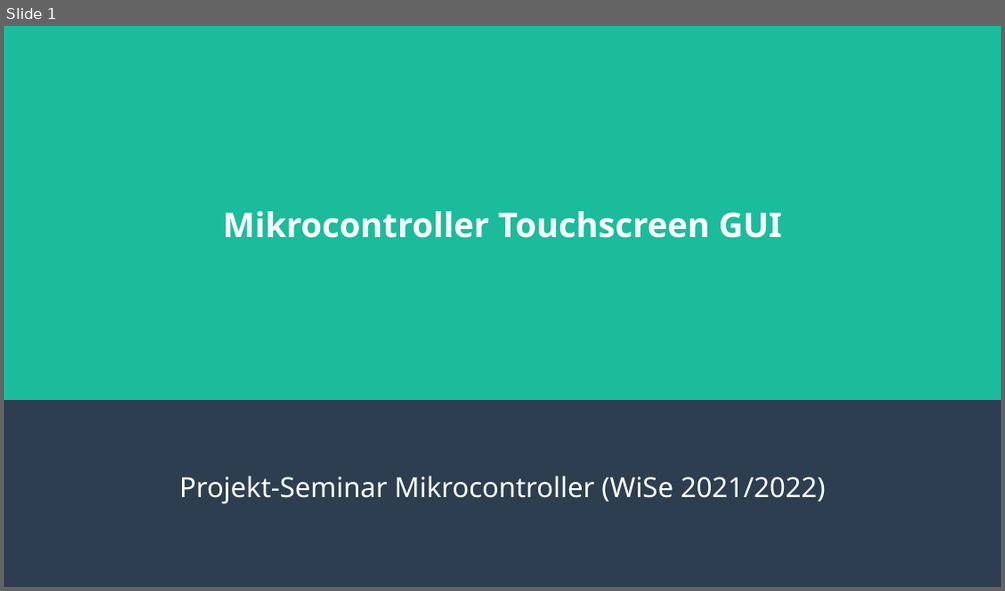
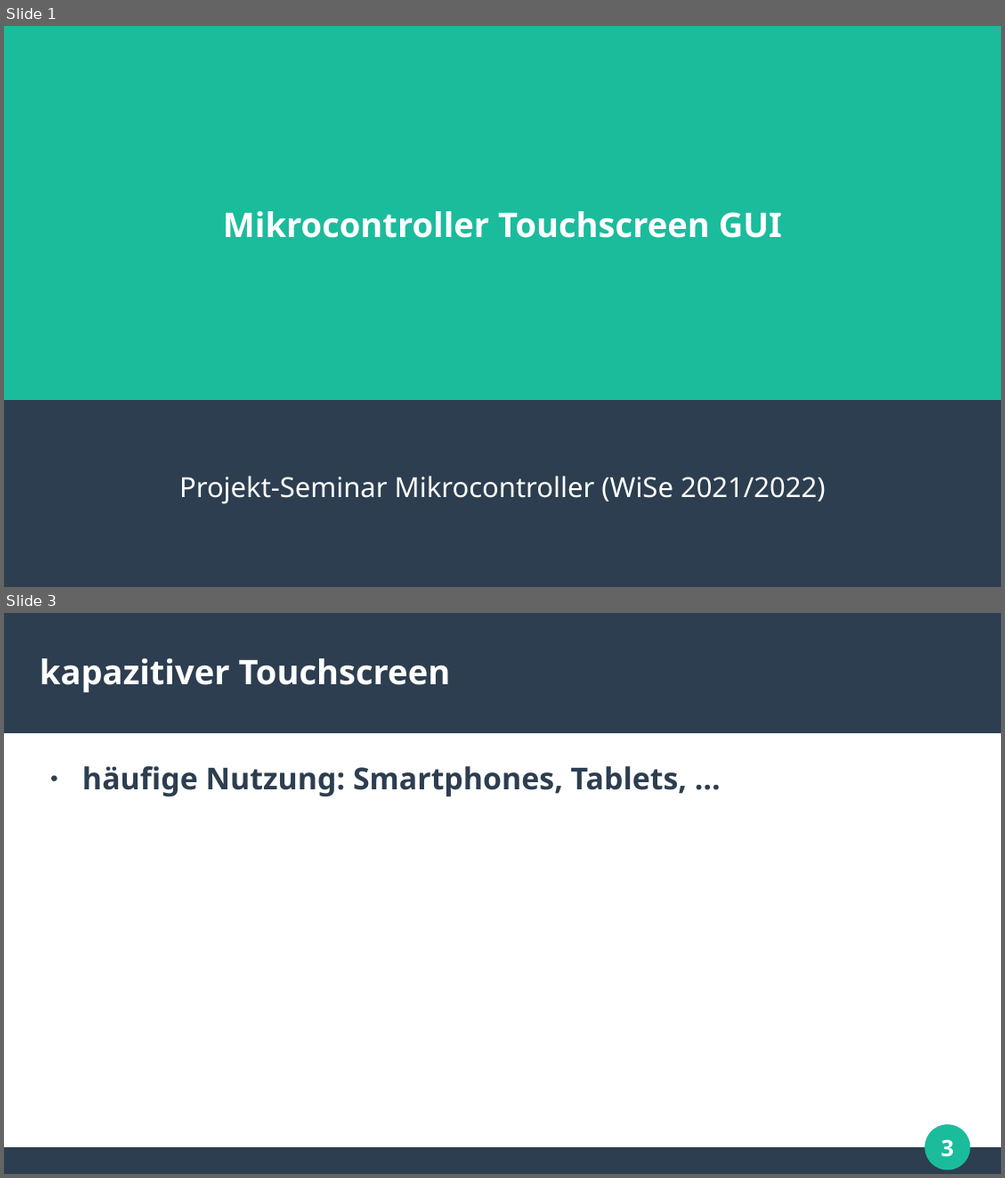
Before and after one commit to tim-ludwig/STM32-Touchscreen, a slide deck: Projektarbeit/Vortrag.odp. Shown one above the other, each under a label of ours: slide 1 before the commit, slides 1 and 3 after it; the slides between them are not shown. The pictures are 1005x591 and 1005x1178 pixels, drawn with LibreOffice and Linux fonts; fonts in the diff are those of the drawing. Boxes give left, top, right and bottom in pixels: in the first picture for what was removed or moved away, otherwise in the second. Text is boxed around its words. In the diff, an @@ line names an element or a change of style, - is before the commit and + after.

```diff
--- a/Projektarbeit/Vortrag.odp
+++ b/Projektarbeit/Vortrag.odp
@@ slide 3 added at (4,613,1001,1174), background #FFFFFF @@
@@ rectangle added at (4,613,1001,733), fill #2C3E50 @@
@@ title added at (40,658,451,692), 27 pt, text #FFFFFF, bold @@
+kapazitiver Touchscreen
@@ text added at (82,766,687,796), 24 pt, text #2C3E50, bold @@
+● häufige Nutzung: Smartphones, Tablets, …
@@ ellipse added at (926,1125,970,1169), fill #1ABC9C, outline #1ABC9C 0.85 pt @@
@@ page number added at (941,1139,955,1157), 18 pt, text #FFFFFF, bold @@
+3
@@ rectangle added at (4,1148,1001,1174), fill #2C3E50 @@
```
Also in this commit, not shown: 1 slide changed, 4 other slides added.
